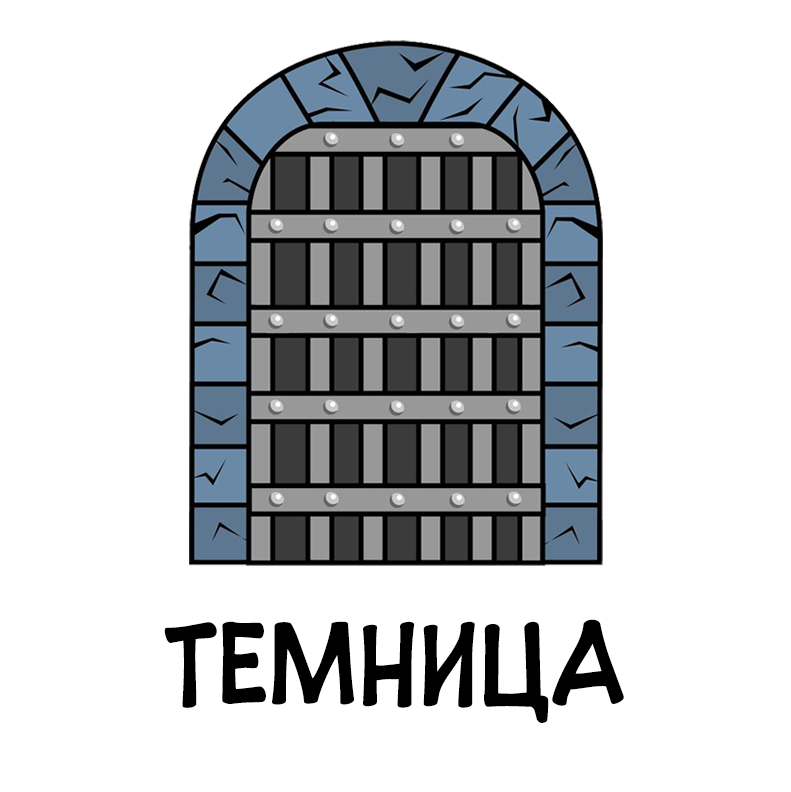
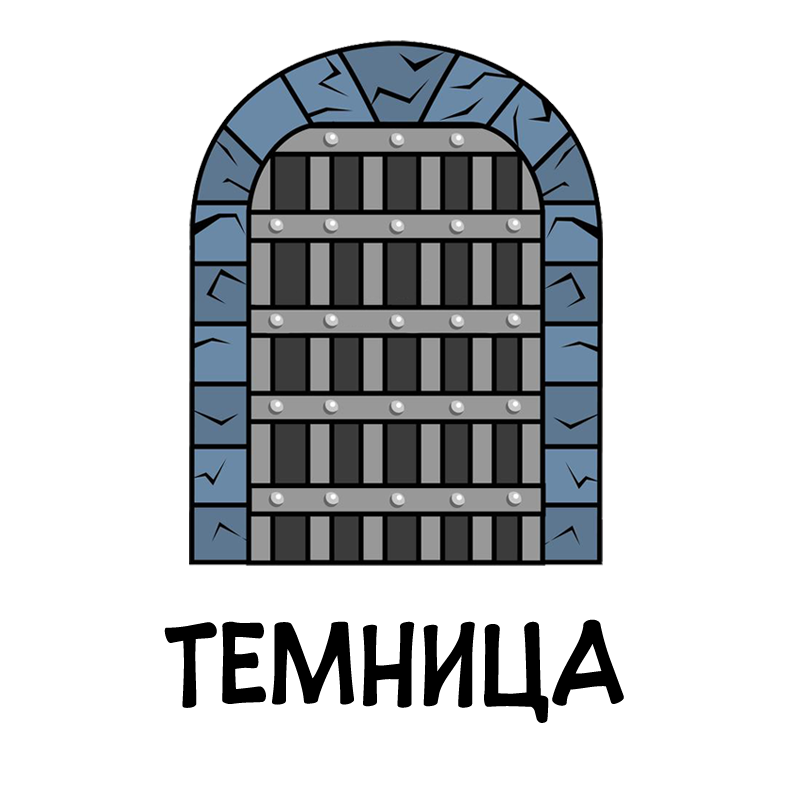
Before/after of a w=791, h=792 layered artwork. What changed in the layer stack:
painted on "null" over left=164, top=619, right=624, bottom=723
